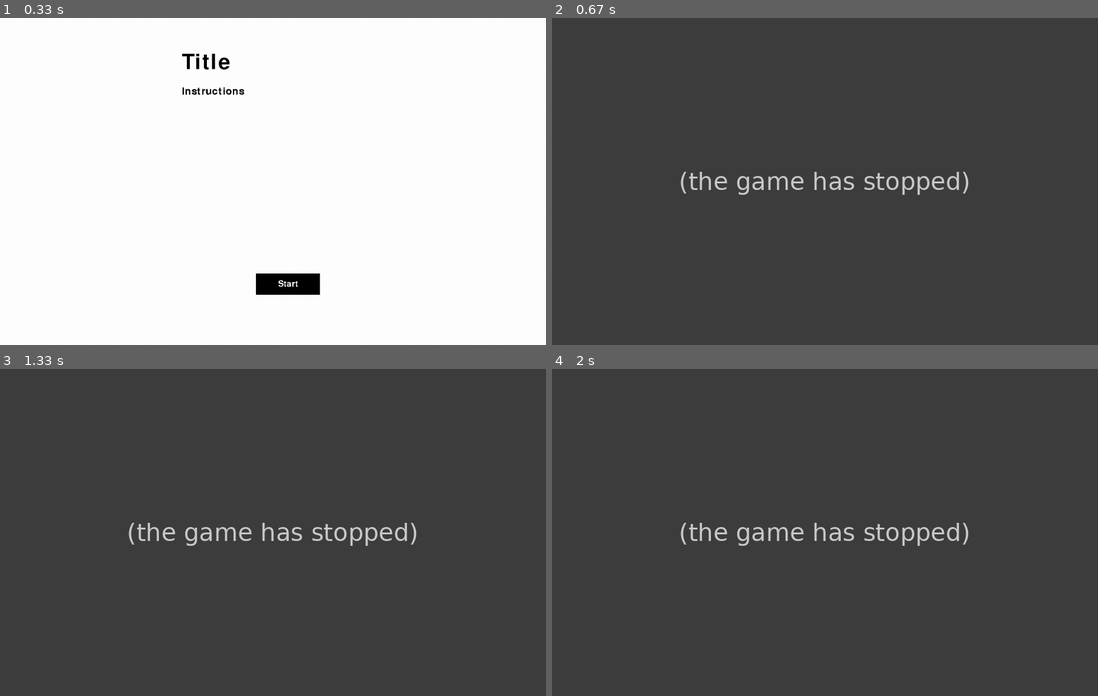
Above: before the commit, frames 1-4 (two rows, left to right).
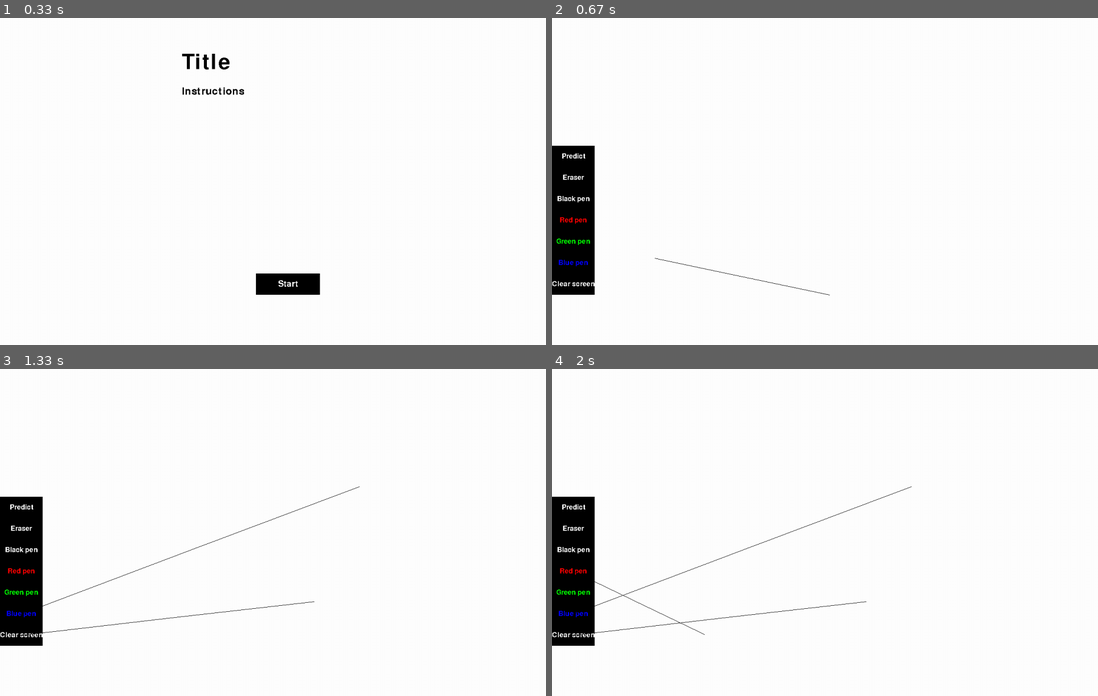
Above: after the commit, the same moments.

Repository: ja-ri/capstone
Game: pygame game, started from capstone.py
Two runs of this game, one before a commit and one after it. Both use one fixed random seed, a clock stepped at 60 frames per second and the inputs below.
Inputs (mouse positions are in pixels of both pictures, inside the frame that each line leads up to):
- Up to frame 1 (0.33 s): no input
- Up to frame 2 (0.67 s): press the mouse at (830, 295) at 0.37 s; move the mouse to (743, 276) at 0.47 s; release the mouse at (655, 256) at 0.6 s
- Up to frame 3 (1.33 s): press the mouse at (21, 633) at 0.7 s; move the mouse to (169, 617) at 0.8 s; release the mouse at (311, 601) at 0.93 s; press the mouse at (21, 614) at 1.03 s; move the mouse to (191, 548) at 1.13 s; release the mouse at (360, 486) at 1.27 s
- Up to frame 4 (2 s): press the mouse at (573, 571) at 1.37 s; move the mouse to (639, 601) at 1.47 s; release the mouse at (704, 633) at 1.6 s; click (573, 591) at 1.72 s

Frame 1 is identical in both runs. In frame 2, 100% of the frame differs, in the area x 0-100%, y 0-100%; in frame 3, 100%; in frame 4, 100%.
Error before the commit: UnboundLocalError: cannot access local variable 'isPressed' where it is not associated with ...; the game stopped at 0.47 s (later frames are placeholders)

Commit message:
circles switched to line

Diff:
--- a/capstone.py
+++ b/capstone.py
@@ -14,51 +14,16 @@
     if event.type == pygame.MOUSEBUTTONDOWN and event.button == 1:
         if red_rect.collidepoint(event.pos):
             pen_color = "2"
-            print("toimii")
+            print("red")
 
 def black_btn():
     global pen_color, black_rect
     if event.type == pygame.MOUSEBUTTONDOWN and event.button == 1:
         if black_rect.collidepoint(event.pos):
             pen_color = "1"
-            print("toimii")
+            print("black")
 
-def drawCircleB( screen, x, y ):
-    pygame.draw.circle( screen, 'Black', ( x, y ), 5 )
-
-def drawCircleW( screen, x, y ):
-    pygame.draw.circle( screen, 'White', ( x, y ), 10 )
-
-def drawCircleBl( screen, x, y ):
-    pygame.draw.circle( screen, 'Blue', ( x, y ), 5 )
-
-def drawCircleR( screen, x, y ):
-    pygame.draw.circle( screen, 'Red', ( x, y ), 5 )
-
-def drawCircleG( screen, x, y ):
-    pygame.draw.circle( screen, 'Green', ( x, y ), 5 )
-
-def draw_start_menu():
-    global background_color, btn_rect
-    screen.fill((background_color))
-    font1 = pygame.font.Font("freesansbold.ttf", 50)
-    font2 = pygame.font.Font("freesansbold.ttf", 24)
-    font3 = pygame.font.Font("freesansbold.ttf", 20)
-    title = font1.render('Title', False, 'Black')
-    instructions = font2.render('Instructions', False, 'Black')
-    btn_surface = pygame.Surface((150, 50))
-    btn_text = font3.render('Start', False, 'White')
-    text_rect = btn_text.get_rect(center=(btn_surface.get_width()/2, btn_surface.get_height()/2))
-    screen.blit(title, (screen_width/3, 80))
-    screen.blit(instructions, (screen_width/3, 160))
-    btn_surface.blit(btn_text, text_rect)
-    screen.blit(btn_surface, (btn_rect.x, btn_rect.y))
-    pygame.display.update()
-
-
-def draw_game():
-    global background_color, predict_rect, eraser_rect
-    screen.fill((background_color))
+def drawButtons():
     font4 = pygame.font.Font("freesansbold.ttf", 16)
 
     #Button for predict
@@ -110,32 +75,70 @@
     clear_surface.blit(clear_text, text7_rect)
     screen.blit(clear_surface, (clear_rect.x, clear_rect.y))
 
+def drawCircleB( screen, x, y ):
+    pygame.draw.circle( screen, 'Black', ( x, y ), 5 )
+
+def drawCircleW( screen, x, y ):
+    pygame.draw.circle( screen, 'White', ( x, y ), 10 )
+
+def drawCircleBl( screen, x, y ):
+    pygame.draw.circle( screen, 'Blue', ( x, y ), 5 )
+
+def drawCircleR( screen, x, y ):
+    pygame.draw.circle( screen, 'Red', ( x, y ), 5 )
+
+def drawCircleG( screen, x, y ):
+    pygame.draw.circle( screen, 'Green', ( x, y ), 5 )
+
+def draw_start_menu():
+    global background_color, btn_rect
+    screen.fill((background_color))
+    font1 = pygame.font.Font("freesansbold.ttf", 50)
+    font2 = pygame.font.Font("freesansbold.ttf", 24)
+    font3 = pygame.font.Font("freesansbold.ttf", 20)
+    title = font1.render('Title', False, 'Black')
+    instructions = font2.render('Instructions', False, 'Black')
+    btn_surface = pygame.Surface((150, 50))
+    btn_text = font3.render('Start', False, 'White')
+    text_rect = btn_text.get_rect(center=(btn_surface.get_width()/2, btn_surface.get_height()/2))
+    screen.blit(title, (screen_width/3, 80))
+    screen.blit(instructions, (screen_width/3, 160))
+    btn_surface.blit(btn_text, text_rect)
+    screen.blit(btn_surface, (btn_rect.x, btn_rect.y))
+    pygame.display.update()
 
 
+def draw_game():
+    global background_color, predict_rect, eraser_rect
+    screen.fill((background_color))
+    drawButtons()
 
     while True:
         for event in pygame.event.get():
             pen_color = "1" #colors: 0=eraser 1=black 2=red 3=green 4=blue
             (a, s) = pygame.mouse.get_pos()
-            if event.type == pygame.MOUSEBUTTONDOWN and a >= 100:
-                isPressed = True
-            elif event.type == pygame.MOUSEBUTTONUP:
-                isPressed = False
-            elif event.type == pygame.MOUSEMOTION and isPressed == True:
-                ( x, y ) = pygame.mouse.get_pos()
-                if pen_color == "1":
-                    drawCircleB(screen, x, y )
-                elif event.type == pygame.MOUSEBUTTONDOWN and event.button == 1:
-                    if red_rect.collidepoint(event.pos):
-                        pen_color = "2"
-                        print("toimii")
-                        drawCircleR(screen, x, y)
-                elif pen_color == "3":
-                    drawCircleG(screen, x, y)
-                elif pen_color == "4":
-                    drawCircleBl(screen, x, y)
-                elif pen_color == "0":
-                    drawCircleW(screen, x, y)
+            if event.type == pygame.MOUSEMOTION and a >= 100:
+                if event.buttons[0]:
+                    last = (event.pos[0]-event.rel[0], event.pos[1]-event.rel[1])
+                    pygame.draw.line(screen, 'Black', last, event.pos, 1)
+
+            elif event.type == pygame.MOUSEBUTTONDOWN and event.button == 1:
+                if red_rect.collidepoint(event.pos):
+                    pen_color = "2"
+                    print("toimi punanen")
+
+                elif green_rect.collidepoint(event.pos):
+                    pen_color = "3"
+                    print("toimi vihree")
+
+                elif blue_rect.collidepoint(event.pos):
+                    pen_color = "4"
+                    print("toimi sininen")
+
+                elif clear_rect.collidepoint(event.pos):
+                    screen.fill('White')
+                    drawButtons()
+                    print("toimii clearscreen")
             elif event.type == pygame.QUIT:
                 pygame.quit()
                 sys.exit()
